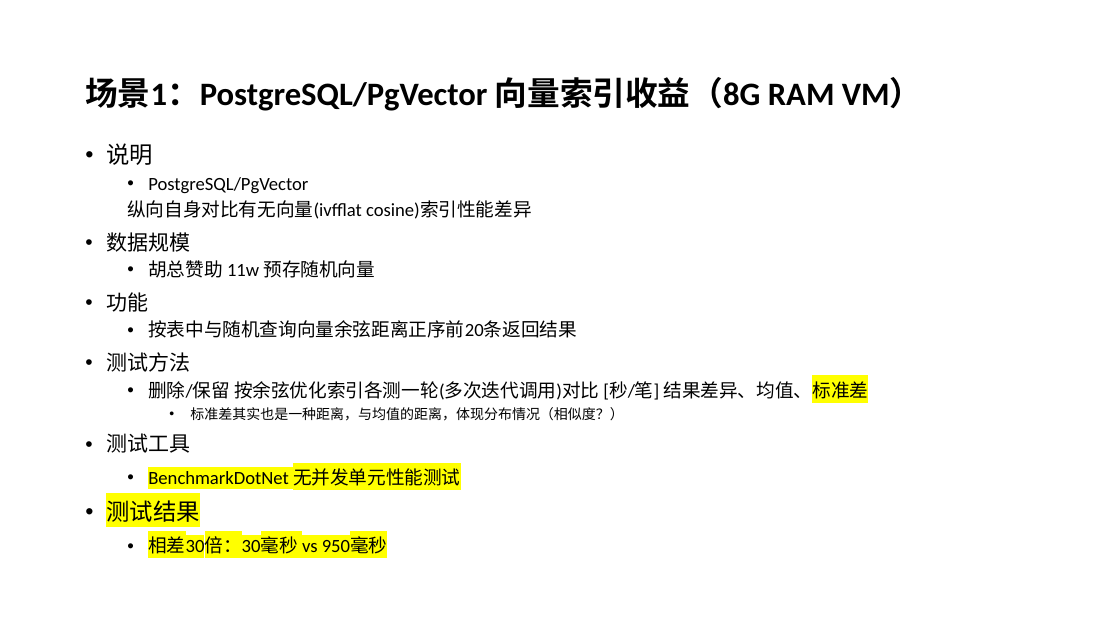
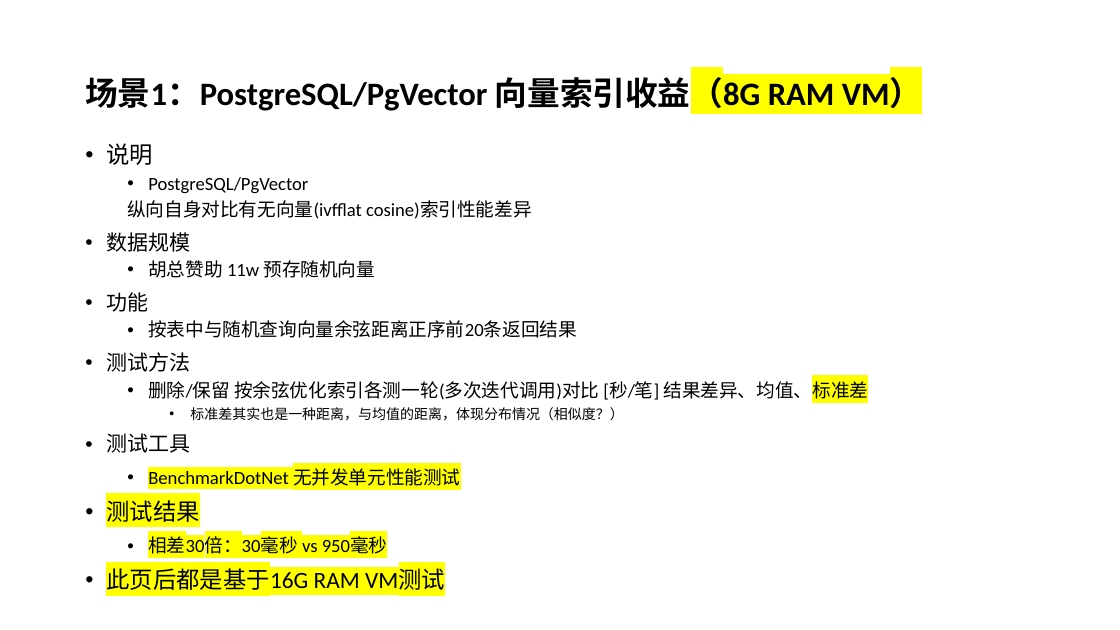
Before and after one commit to AwesomeYuer/PostgreSQL.PgVector.Performance, a slide deck: slide 11 of Vector.DataBases.And.Performance.Awesome.Yuer.pptx. Drawn at 1120x630 pixels with LibreOffice and Linux fonts; fonts in the diff are those of the drawing. Boxes give left, top, right and bottom in pixels: in the first picture for what was removed or moved away, otherwise in the second. Text is boxed around its words. In the diff, an @@ line names an element or a change of style, - is before the commit and + after.

```diff
--- a/Vector.DataBases.And.Performance.Awesome.Yuer.pptx
+++ b/Vector.DataBases.And.Performance.Awesome.Yuer.pptx
@@ title "场景1：PostgreSQL/PgVector 向量索引收益（8G RAM VM）" at [85, 71, 922, 113]: highlight none to #FFFF00 in "向量索引收益（8G RAM VM）" @@
@@ text at [106, 565, 445, 590]: paragraph added @@
+  • 此页后都是基于16G RAM VM测试
```
Also in this commit, not shown: 6 other slides changed.
